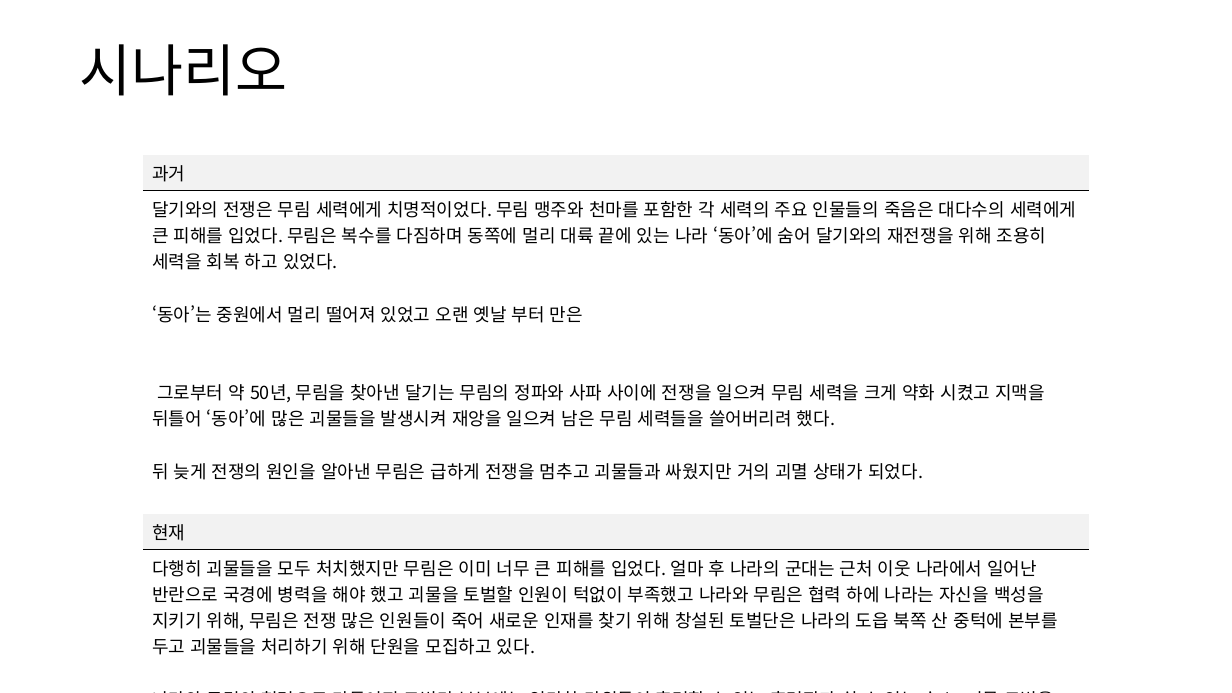
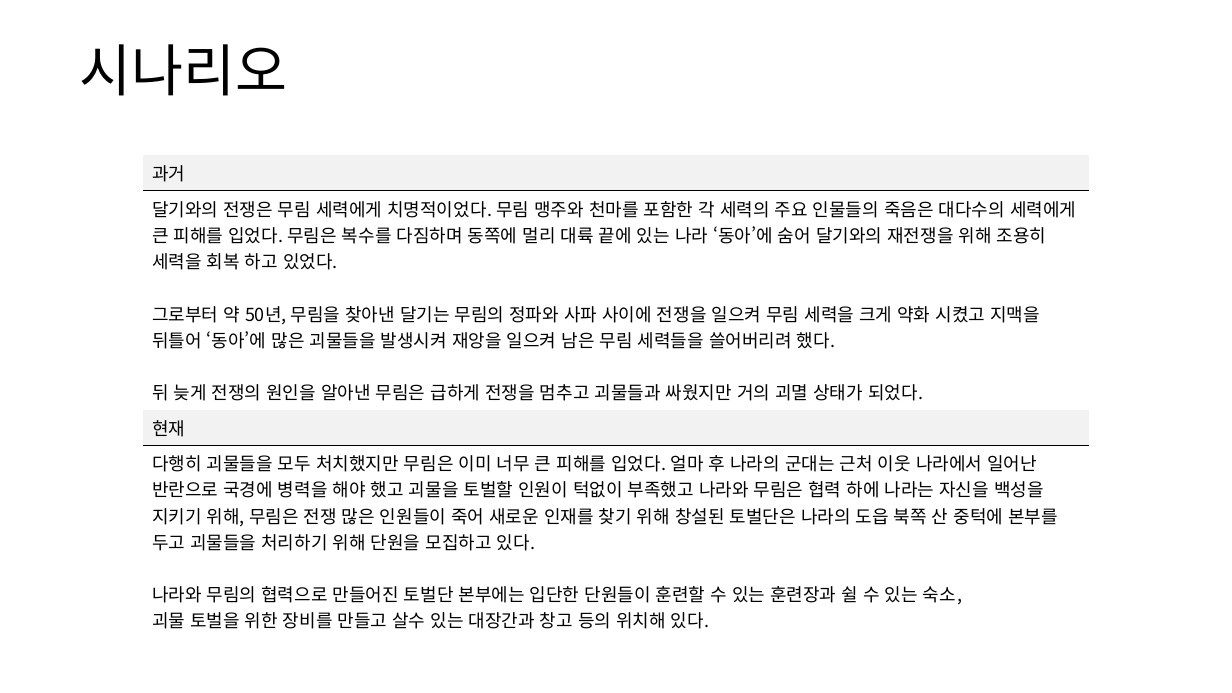
Before and after one commit to yjk0401/unityenginebasic_9th, a slide deck: slide 4 of 기획/방랑엽사전/맵 기획서 (토벌단 본부).pptx. Drawn at 1232x693 pixels with LibreOffice and Linux fonts; fonts in the diff are those of the drawing. Boxes give left, top, right and bottom in pixels: in the first picture for what was removed or moved away, otherwise in the second. Text is boxed around its words. In the diff, an @@ line names an element or a change of style, - is before the commit and + after.

```diff
--- a/기획/방랑엽사전/맵 기획서 (토벌단 본부).pptx
+++ b/기획/방랑엽사전/맵 기획서 (토벌단 본부).pptx
@@ table at (x1=143, y1=155, x2=1090, y2=633) @@
-row 2, column 1: 달기와의 전쟁은 무림 세력에게 치명적이었다. 무림 맹주와 천마를 포함한 각 세력의 주요 인물들의 죽음은 대다수의 세력에게 큰 피해를 입었다. 무림은 복수를 다짐하며 동쪽에 멀리 대륙 끝에 있는 나라 ‘동아’에 숨어 달기와의 재전쟁을 위해 조용히 세력을 회복 하고 있었다. / ‘동아’는 중원에서 멀리 떨어져 있었고 오랜 옛날 부터 만은 / 그로부터 약 50년, 무림을 찾아낸 달기는 무림의 정파와 사파 사이에 전쟁을 일으켜 무림 세력을 크게 약화 시켰고 지맥을 뒤틀어 ‘동아’에 많은 괴물들을 발생시켜 재앙을 일으켜 남은 무림 세력들을 쓸어버리려 했다. / 뒤 늦게 전쟁의 원인을 알아낸 무림은 급하게 전쟁을 멈추고 괴물들과 싸웠지만 거의 괴멸 상태가 되었다.
+row 2, column 1: 달기와의 전쟁은 무림 세력에게 치명적이었다. 무림 맹주와 천마를 포함한 각 세력의 주요 인물들의 죽음은 대다수의 세력에게 큰 피해를 입었다. 무림은 복수를 다짐하며 동쪽에 멀리 대륙 끝에 있는 나라 ‘동아’에 숨어 달기와의 재전쟁을 위해 조용히 세력을 회복 하고 있었다. / 그로부터 약 50년, 무림을 찾아낸 달기는 무림의 정파와 사파 사이에 전쟁을 일으켜 무림 세력을 크게 약화 시켰고 지맥을 뒤틀어 ‘동아’에 많은 괴물들을 발생시켜 재앙을 일으켜 남은 무림 세력들을 쓸어버리려 했다. / 뒤 늦게 전쟁의 원인을 알아낸 무림은 급하게 전쟁을 멈추고 괴물들과 싸웠지만 거의 괴멸 상태가 되었다.
-row 4, column 1: 다행히 괴물들을 모두 처치했지만 무림은 이미 너무 큰 피해를 입었다. 얼마 후 나라의 군대는 근처 이웃 나라에서 일어난 반란으로 국경에 병력을 해야 했고 괴물을 토벌할 인원이 턱없이 부족했고 나라와 무림은 협력 하에 나라는 자신을 백성을 지키기 위해, 무림은 전쟁 많은 인원들이 죽어 새로운 인재를 찾기 위해 창설된 토벌단은 나라의 도읍 북쪽 산 중턱에 본부를 두고 괴물들을 처리하기 위해 단원을 모집하고 있다. / 나라와 무림의 협력으로 만들어진 토벌단 본부에는 입단한 단원들이 훈련할 수 있는 훈련장과 쉴 수 있는 숙소, 괴물 토벌을 위한 장비를 만들고 살수 있는 대장간과 창고 등의 위치해 있다.
+row 4, column 1: 다행히 괴물들을 모두 처치했지만 무림은 이미 너무 큰 피해를 입었다. 얼마 후 나라의 군대는 근처 이웃 나라에서 일어난 반란으로 국경에 병력을 해야 했고 괴물을 토벌할 인원이 턱없이 부족했고 나라와 무림은 협력 하에 나라는 자신을 백성을 지키기 위해, 무림은 전쟁 많은 인원들이 죽어 새로운 인재를 찾기 위해 창설된 토벌단은 나라의 도읍 북쪽 산 중턱에 본부를 두고 괴물들을 처리하기 위해 단원을 모집하고 있다. / 나라와 무림의 협력으로 만들어진 토벌단 본부에는 입단한 단원들이 훈련할 수 있는 훈련장과 쉴 수 있는 숙소, / 괴물 토벌을 위한 장비를 만들고 살수 있는 대장간과 창고 등의 위치해 있다.
```
Also in this commit, not shown: 1 other slide changed, 1 other file.
